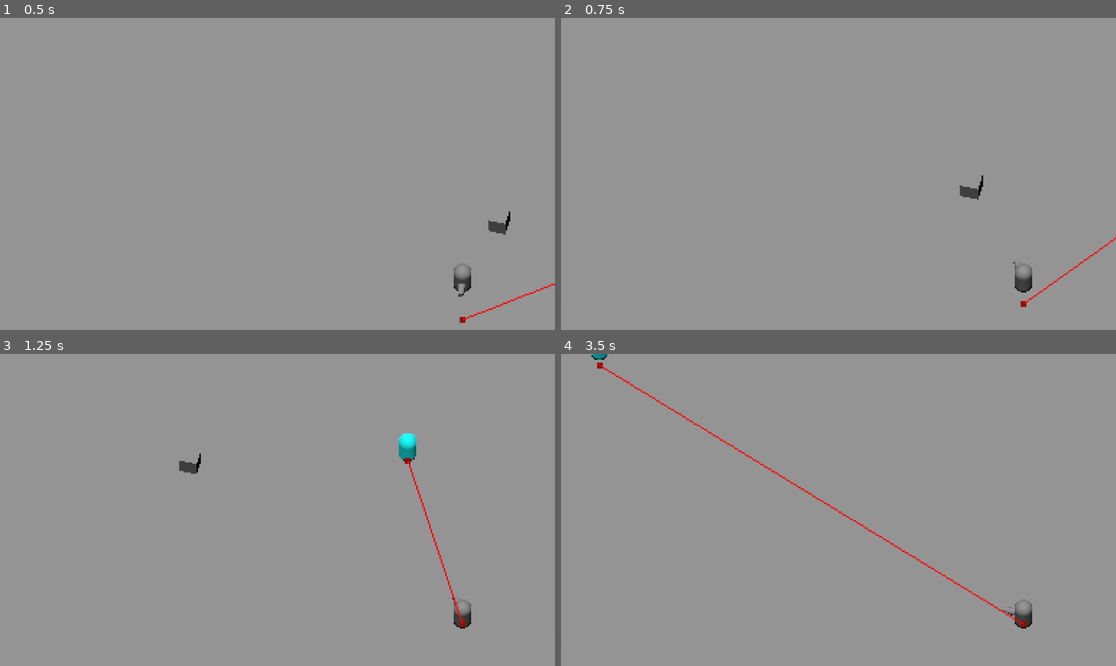
Above: before the commit, frames 1-4 (two rows, left to right).
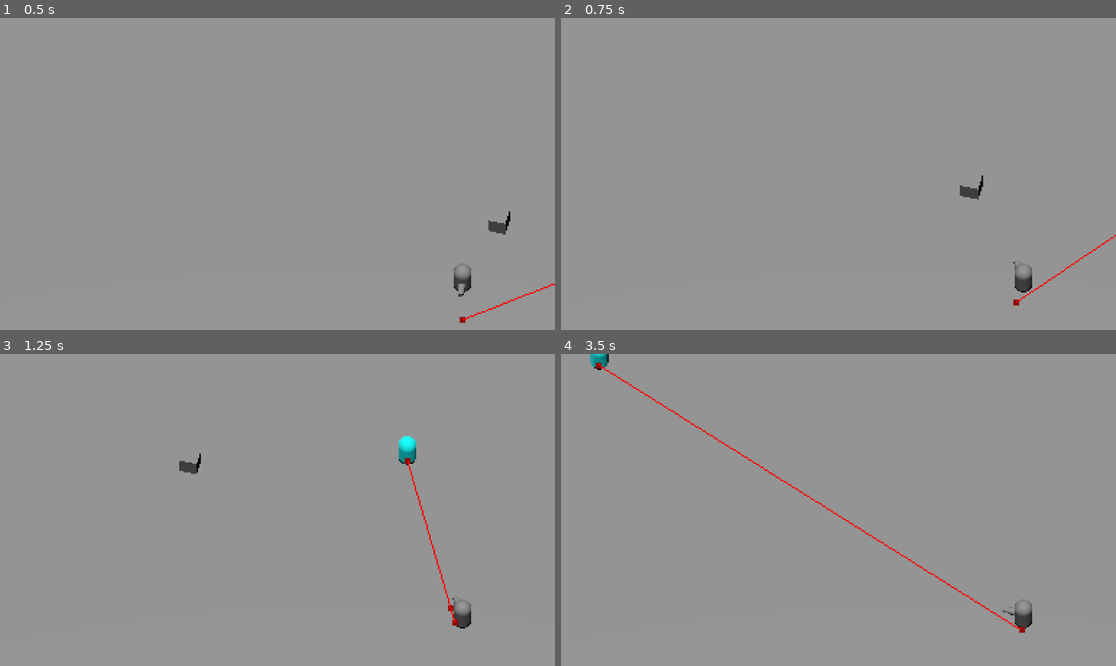
Above: after the commit, the same moments.

Repository: Iussaeus/JameGamePS2024.2
Game: Godot game, scene res://Scenes/TestWorld.tscn
Two runs of this game, one before a commit and one after it. Both use one fixed random seed, a clock stepped at 60 frames per second and the inputs below.
Inputs (mouse positions are in pixels of both pictures, inside the frame that each line leads up to):
- Up to frame 1 (0.5 s): no input
- Up to frame 2 (0.75 s): move the mouse to (960, 158) at 0.52 s; hold D (right) from 0.53 s (still down); hold E (interact) from 0.53 s (still down)
- Up to frame 3 (1.25 s): keep holding D (right); keep holding E (interact)
- Up to frame 4 (3.5 s): move the mouse to (727, 525) at 1.27 s; release D (right) at 1.28 s; release E (interact) at 1.28 s; hold S (backward) 1.28-2.03 s; click (727, 525) at 1.35 s; move the mouse to (894, 441) at 2.02 s; hold D (right) 2.03-2.78 s; tap Space (space) at 2.1 s; move the mouse to (810, 572) at 2.77 s; hold W (forward) from 2.78 s (still down); tap E (interact) at 2.85 s

Frame 1 is identical in both runs. In frame 2, 0.3% of the frame differs, in the area x 81-100%, y 69-93%; in frame 3, 0.5%; in frame 4, 1.0%, in the area x 5-84%, y 0-90%.

Commit message:
small stuff, still nothing works

Diff:
--- a/Scenes/Enemy.tscn
+++ b/Scenes/Enemy.tscn
@@ -23,6 +23,8 @@
 shape = SubResource("CapsuleShape3D_mb8m5")
 
 [node name="NavigationAgent3D" type="NavigationAgent3D" parent="."]
+avoidance_enabled = true
+height = 2.0
 debug_enabled = true
 debug_path_custom_color = Color(1, 0, 1, 1)
 debug_path_custom_point_size = 10.8
--- a/Scenes/TestWorld.tscn
+++ b/Scenes/TestWorld.tscn
@@ -71,4 +71,4 @@
 
 [node name="Enemy" parent="SubViewportContainer/SubViewport" instance=ExtResource("2_4lv5d")]
 transform = Transform3D(1, 0, 0, 0, 1, 0, 0, 0, 1, 14.1982, 0.950208, 9.90142)
-movement_speed = 0.25
+movement_speed = 1.0
--- a/Scripts/enemy_controller.gd
+++ b/Scripts/enemy_controller.gd
@@ -8,18 +8,20 @@
 	set_physics_process(false)
 	call_deferred("set_map")
 
+	set_movement_target(Global.player.global_position)
+	navigation_agent.velocity_computed.connect(_on_velocity_computed)
+
+
 
 func _physics_process(_delta: float) -> void:
 
-	set_movement_target(Global.player.global_position)
-
 	var next_path_position: Vector3 = navigation_agent.get_next_path_position()
-	var new_velocity: Vector3 = (global_position - next_path_position).normalized() * movement_speed
+	var new_velocity: Vector3 = global_position.direction_to(next_path_position) * movement_speed
+	print("next_point %v, velocity %v" % [next_path_position, new_velocity])
 	if navigation_agent.avoidance_enabled:
 		navigation_agent.set_velocity(new_velocity)
 	else:
-		velocity = new_velocity
-		move_and_slide()
+		_on_velocity_computed(new_velocity)
 
 func set_movement_target(movement_target: Vector3) -> void:
 	navigation_agent.set_target_position(movement_target)
@@ -28,3 +30,9 @@
 func set_map() -> void:
 	await get_tree().physics_frame
 	set_physics_process(true)
+
+
+func _on_velocity_computed(safe_velocity: Vector3) -> void:
+	set_movement_target(Global.player.position)
+	velocity = safe_velocity
+	move_and_slide()
